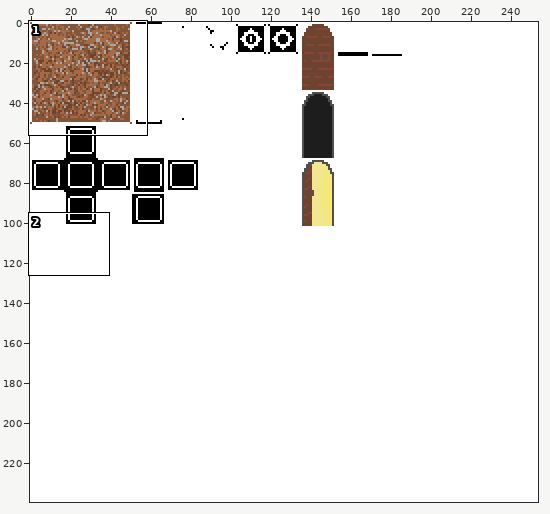
A sprite sheet gets an edit: imports/tileset_1-bit_360.png. The picture above shows the old version from afar; the outline marks the close-up.
Close-up. As it was:
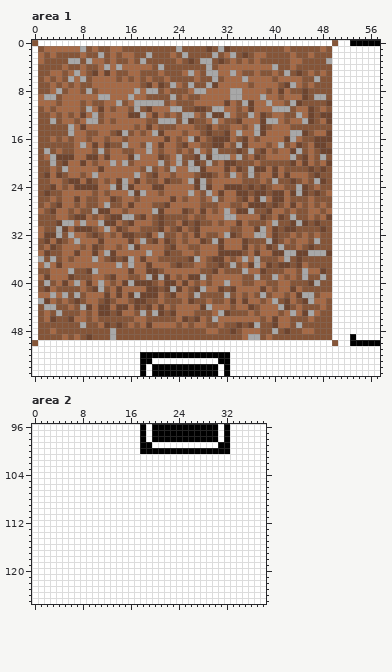
The file is 254x240 pixels. Colours within 5 levels of each other are drawn and written as one. Shown: area 1: x 0..57, y 0..55; area 2: x 0..38, y 96..125.
Once edited:
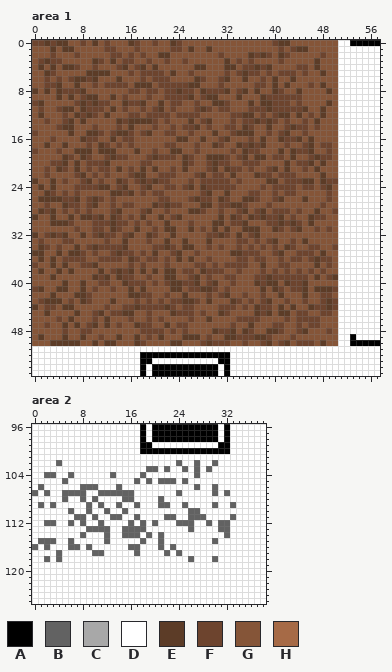
Palette (. is transparent): A #000000  B #626262  C #a8a8a8  D #ffffff  E #5c3c27  F #6d442e  G #855538  H #a66a46
Author's note on the commit: Updated tile set Feel free to leave comment!
Change:
Changed rows in their new state; - is an unchanged pixel.
Area 1:
first column x 0:
 0 FFEFEEGGFGEGFGGGEFGGFGGEFGGGGGGGGGGGGGGGFEEGGGGGGG-
 1 G-GEGEEGG-G-FFG--F-----FF-E--E-GG--------FGFEE--G-G
 2 GG-F---FG--G-FFGF-FG-EEG-G----GFGG-GEFEF-EFG--G-F-G
 3 GFEFF-GG-GEF-E-FF-GF--F-GFG-GG-GEGFGFG---F-GG--E-GG
 4 GE-E-EEFG-FGGGFEGFEGEG-----EEG-GEEGFFEFEG--GFF-E--G
 5 G-EFG-GGGEEEEG--FGFFFF-E-GFG-GGGFGFEFF-FGFFFGFG-E-G
 6 G-F-F-FEEFEGGGEG-GFGFFF----EF-GFEGGEGGFGEGGEG--G--G
 7 G-FFEG-E--FGFFFFGEEEG-FFFFEE-GGFGGGG-FFGE-EGG-F-E-G
 8 E-EGEFFFEG-GGGGGFFGFF-FFEFFGEFFFEGFEGEG-E-G-EG---EG
 9 GGGGEGEGFEEGGEGFGGGF--FFFFE-FEEGGGEGGGEFFFFFFG-GG-G
10 FEGG-GGFEFEFFGGEFFEGGE-FF--FGGEE-G-GEGEEFFFG-----EG
11 GFG-FEEGEFF-GEGF-GFGFEGFG---EFGFFG-G-FFEFFFFFEG-E-G
12 GE-G-F-E-EF-EGGG--GF-FFGFFFF-GGGGFFEEG--FEE-EG--EGG
13 G-FG-FE-EGG-G-EFEEEEFGFG-GE-FEGG-FGFFE-EFGFGGFGEGGG
14 G---FEEGGGFGGGFGE-GGF--FGFFE--G-FFGEFGGEGGFEFF-F--G
15 F-----EGGEEFGFEEFGFEGGFFG-FG-GE-GFEEEGGFGFEGG--GGGG
16 G--F-G-GEFFG-EGFFGGGGGGGEEGGE-G-EG-GF-EGGE-FE-EGGGG
17 G-E--E-GGFGE--FGFG-GGGFF-GGF--E-G-E-EFE-GGFGGFEG-FG
18 F-G-F--EEE-EEEG--EGGF-GEEG-FG-G--FGEFFGG-EGEFFE-G-G
19 G-GGGE-GE-GG-EFFGGGFE-FFGEFGGEEEFGFEGEEGFFGE-GFEFFG
20 G--FFEGEGFFFEGGG-GFFGG-GGEFG-FEF-G-FFF----EGF-E-EGG
21 G-FGEFGEGFG-FGEGFGEGEG-FGEGGGFEGEF--FGGFEGE--FGEG-G
22 G--GG-GFEGFGFGGGFEE-GFFFGGGFEGFF-EG-GEFFGF-FGG-GE-G
23 E--EGFGGFE-F-GEFG-EFEF---GFGFFFFFGF---GEE-F-FEEGEFF
24 GE-EG-G----EEG-EGGFEGGFFGFEGE-FF--G-G---FFFFG-FGFEG
25 G-EF-FGFGG-G-EEFEGFGFFGGGGGGFEGGEGGGF-G--GF-GG-G-FG
26 GEEEEFFEGFEFG--GG-GGGFFGG-FEFFGEFG-EE-GG-EG--EG--FG
27 G-F-GEFFGFEGGF-F-GGGEFEFFGGGEE-FFEEFGGGFG-GGG-G-F-G
28 GEFEGF-F-FGGGFE-GGFEGGFGGGEE-G-FGG-EGFEGFFFGF-GE-GF
29 E--EGGEGEEFE-E-GF-EG-E-FE-G--GGEGEFGEFEFFE-F--EFFGG
30 G--EEEFGGGFF-EFFGFGF-GE-GGFG--EEGF-E---FFEFEFGEG--G
31 GG--GGG-GGFFGE--GE--FGEEGGEGFGEGE--EEEGGEFG-E--FGFG
32 EG-EFEGGE--EFFG-E--EFG-EG-GGGFFEFGEGFEGGG--G-G-G--G
33 GFGGGFFGGGGGFGGEGGGFGGE-GEGGGEGGGGF--F-FE-GFGE-G--G
34 GEFGFGGE-FEFFFFEGGGGFFE-GEE-GFG-GGFGF-FGFGEFG--F--F
35 EEG-EGEEFG-GG-EFFGFGEGGFEGGFGGGGGEEFF-GG-EGG--FGEGG
36 GE-E-FFFFGGFF-FGEFGFF-F-E-EGGFGGG-FFGFF--FGF--FEFFG
37 FGGEGEGGFFEGGGGGFGFGGGF-G--FF-FGFFFFGGEG----GG-E-FG
38 GE-GEGE--GGEGFEFEGEGE-EEGFFGEF-F--FGGG--F-FGFGFG--G
39 GGGEGGG---EFEGEFF-GFGGEE-G-EGFGGFFG--FFEFFFFFF-EGFE
40 G-G-GEGGEGGFF-GEF--GFG-EE-FEGFEGGFG--EFEEGEFFEGG--G
41 FEGGEE--E--G-FGGEGEGG-GEEGF-EEFGFGGGGGEGEFG-FE-EEEF
42 GGGEGG-EEFGGGGGGEE--GGFGGE-G-F-FE-GFG-F-GE-GGEG-FFG
43 GFEEEGFGEFG-GEGG--GF-F-FFEEF-E--GEFGFGFEG--G--GGFEF
44 E-FF-EE-GGGG-GG-FEF-F-EFGFFGGGGFFFGFGEFFGEGEG-EFFEF
45 G-E-G--EG-FEGF-EE-GFGG-EFFF-F-GE----GEFEGEEGF-GGFFG
46 G-GGF-EGG-F-E---FGGF-F--GGFGGEGGGGFFFF-GGGF-FFFF--G
47 G-F--E-EGFEGE---GEF-GGEGFF-GG--G-FG-EG---FG-F-FF--G
48 G--G-F--FF---G----FFFF-F-F---GEFFE-EFG-EEFG-FEG--FG
49 GE---E-GEG-F-GE--E-F-E---EEE-F--EEFFFEEF---F------G
50 -GGEEEEEGGEGEEGGGEFGGGGEEGGGFEFFFGGFGGFEGFEGFFFGEG-
Area 2:
first column x 0:
102 ----B-------------------B--B--B---
103 -------------------BB-B--B-B-B----
104 --BB--B------B----B--------B------
105 -----B-----------B-B-BBB-B--------
106 -B------BBB---B------------B--B---
107 B-B--BBBB--BBBBBB-------B-----B-B-
108 -----B--B-B----BB----B------------
109 -B-B-----B-B--B--B---BB--B----B--B
110 ------B--B--B--B----------BB------
111 -------BB-B--BB--B----BB--BBB----B
112 --BB--B-B--B----B-B-B---BBB--B-BB-
113 ---------BBBB--BBBB-------B----BB-
114 --------B---B--BBB-B-B----------B-
115 -BBB--B-----B-----B--B--------B---
116 B-B---BB-B------BB---B-B----------
117 ----B-----BB-----B----B-B---------
118 --B-B---------------------B---B---
Changed places in both close-ups, as pixel boxes (x1, y1, x2, y2):
changed: (32, 40, 338, 346)
changed: (32, 460, 236, 562)
